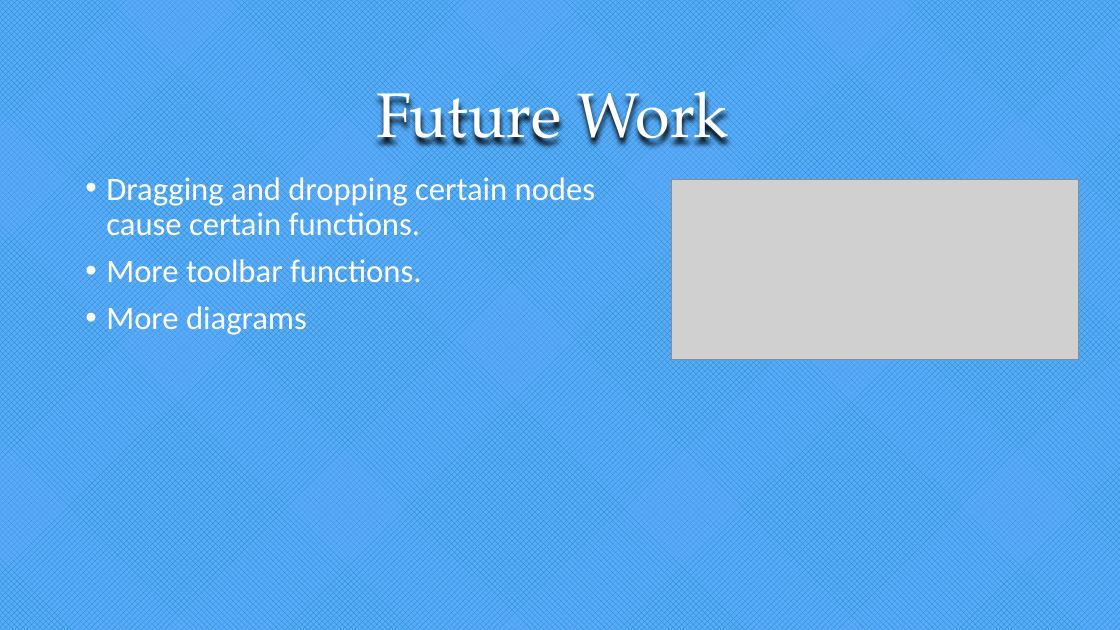
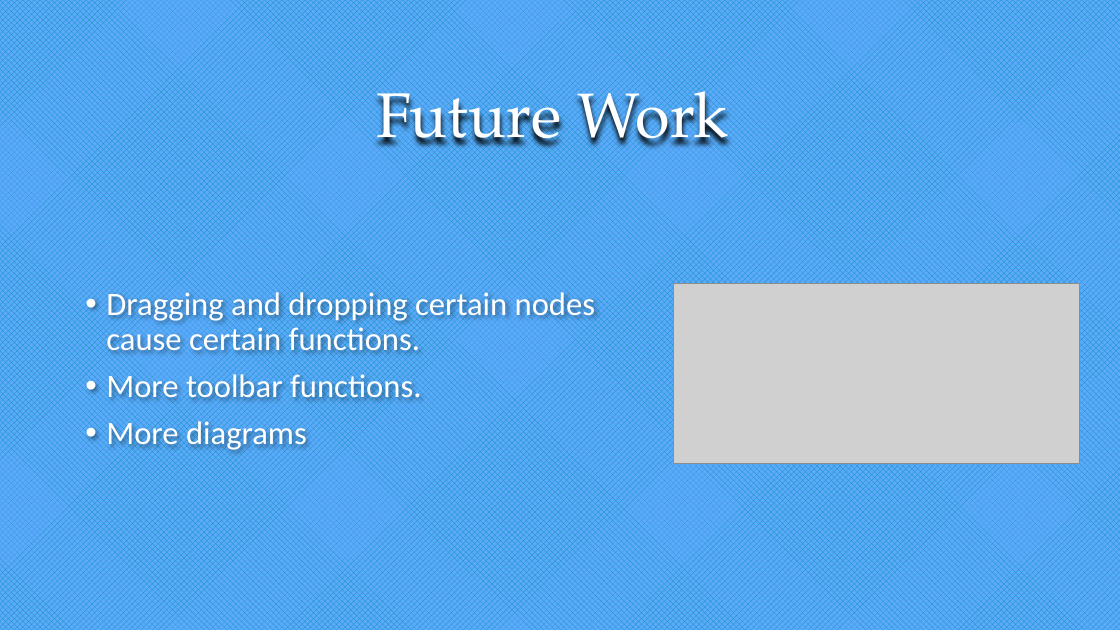
Before and after one commit to loritta/dotnetProject2018, a slide deck: slide 14 of Presentation.pptx (slide 15 before the commit). Drawn at 1120x630 pixels with LibreOffice and Linux fonts; fonts in the diff are those of the drawing; grey boxes stand for pictures. Boxes give left, top, right and bottom in pixels: in the first picture for what was removed or moved away, otherwise in the second. Text is boxed around its words. In the diff, an @@ line names an element or a change of style, - is before the commit and + after.

```diff
--- a/Presentation.pptx
+++ b/Presentation.pptx
@@ text "Dragging and dropping certain nodes ...": place and size @@
-text "Dragging and dropping certain nodes ..." at [106,173,595,337]
+text "Dragging and dropping certain nodes ..." at [106,290,595,453]
@@ picture: place and size @@
-picture at [672,180,1078,360]
+picture at [673,283,1079,464]
```
Also in this commit, not shown: 5 other slides changed, 1 slide added, 2 slides removed, 2 other files.
